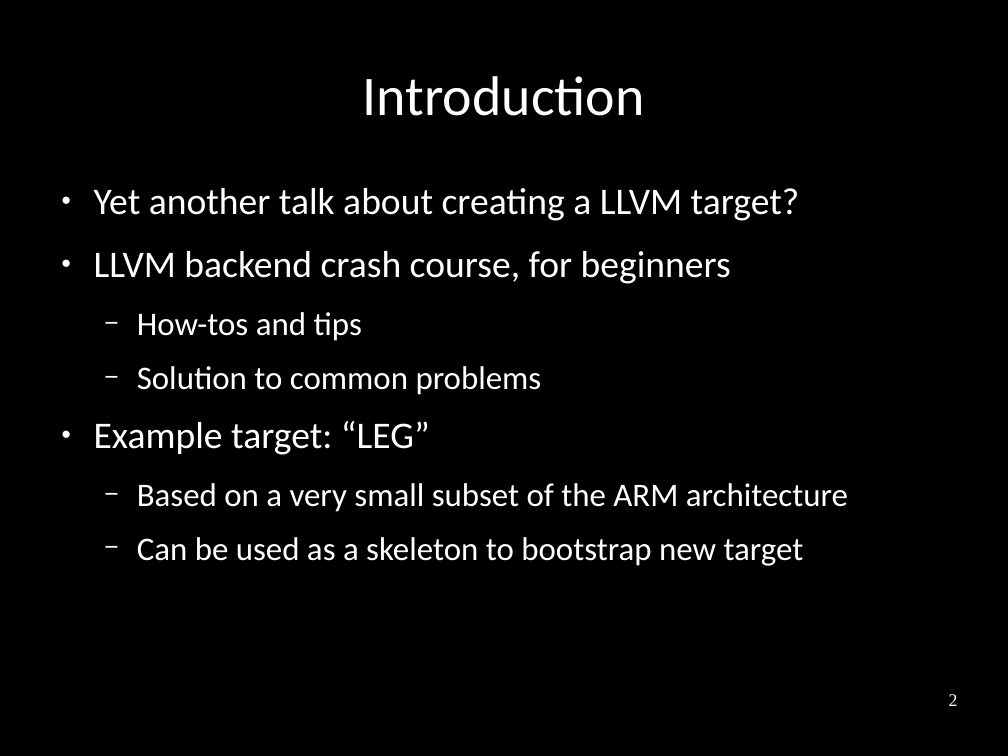
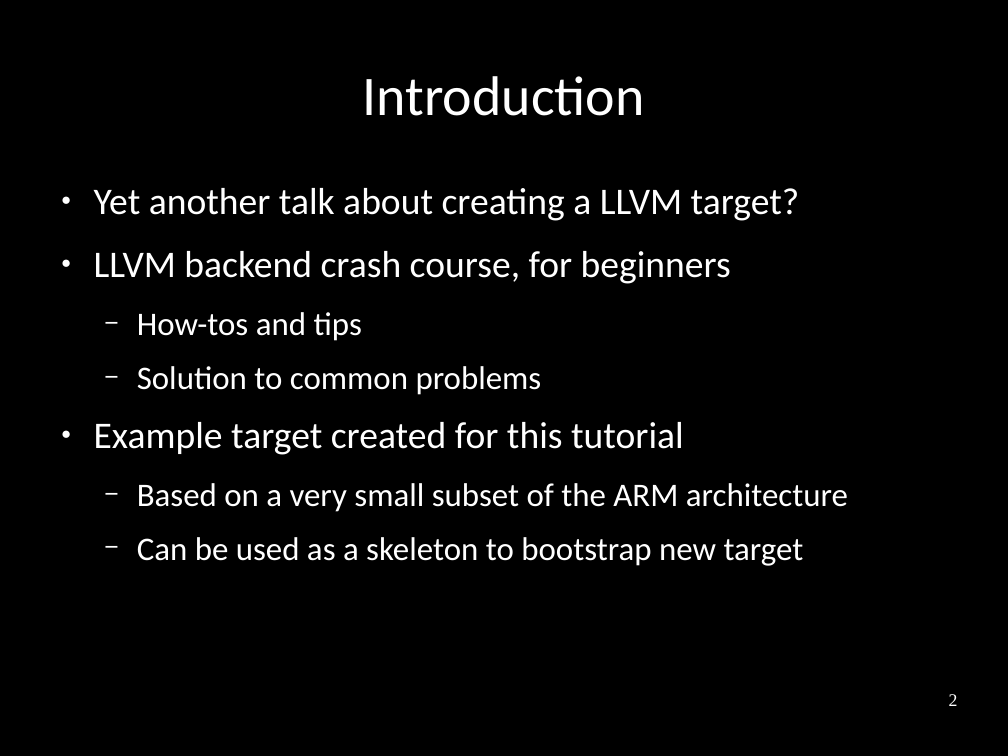
Before and after one commit to frasercrmck/llvm-leg, a slide deck: slide 2 of docs/Codeplay/Slides.odp. Drawn at 1008x756 pixels with LibreOffice and Linux fonts; fonts in the diff are those of the drawing. Boxes give left, top, right and bottom in pixels: in the first picture for what was removed or moved away, otherwise in the second. Text is boxed around its words. In the diff, an @@ line names an element or a change of style, - is before the commit and + after.

```diff
--- a/docs/Codeplay/Slides.odp
+++ b/docs/Codeplay/Slides.odp
@@ text at (x1=94, y1=422, x2=684, y2=455): text changed @@
-● Example target: “LEG”
+● Example target created for this tutorial
```
Also in this commit, not shown: 5 other slides changed.
